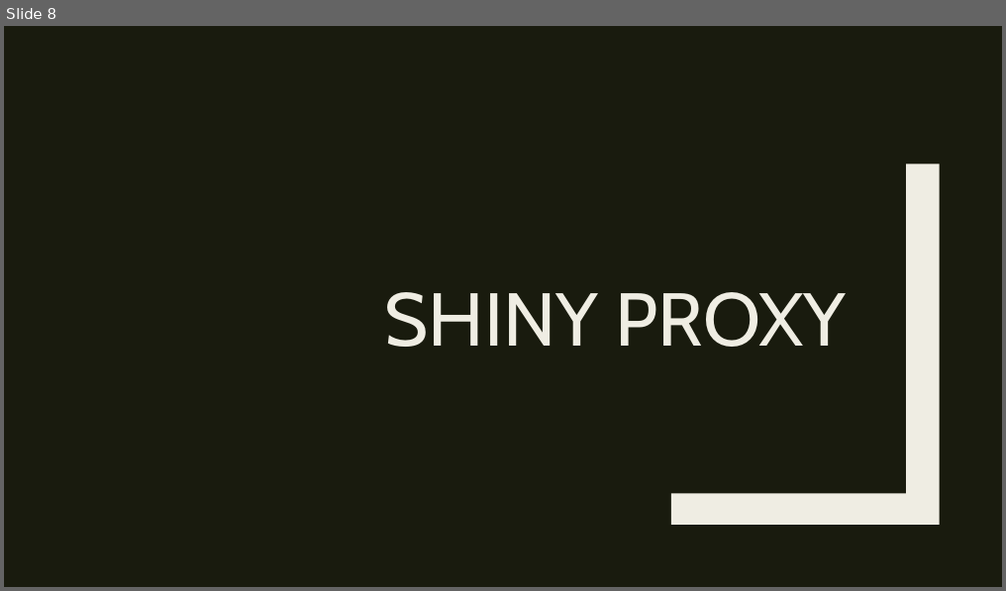
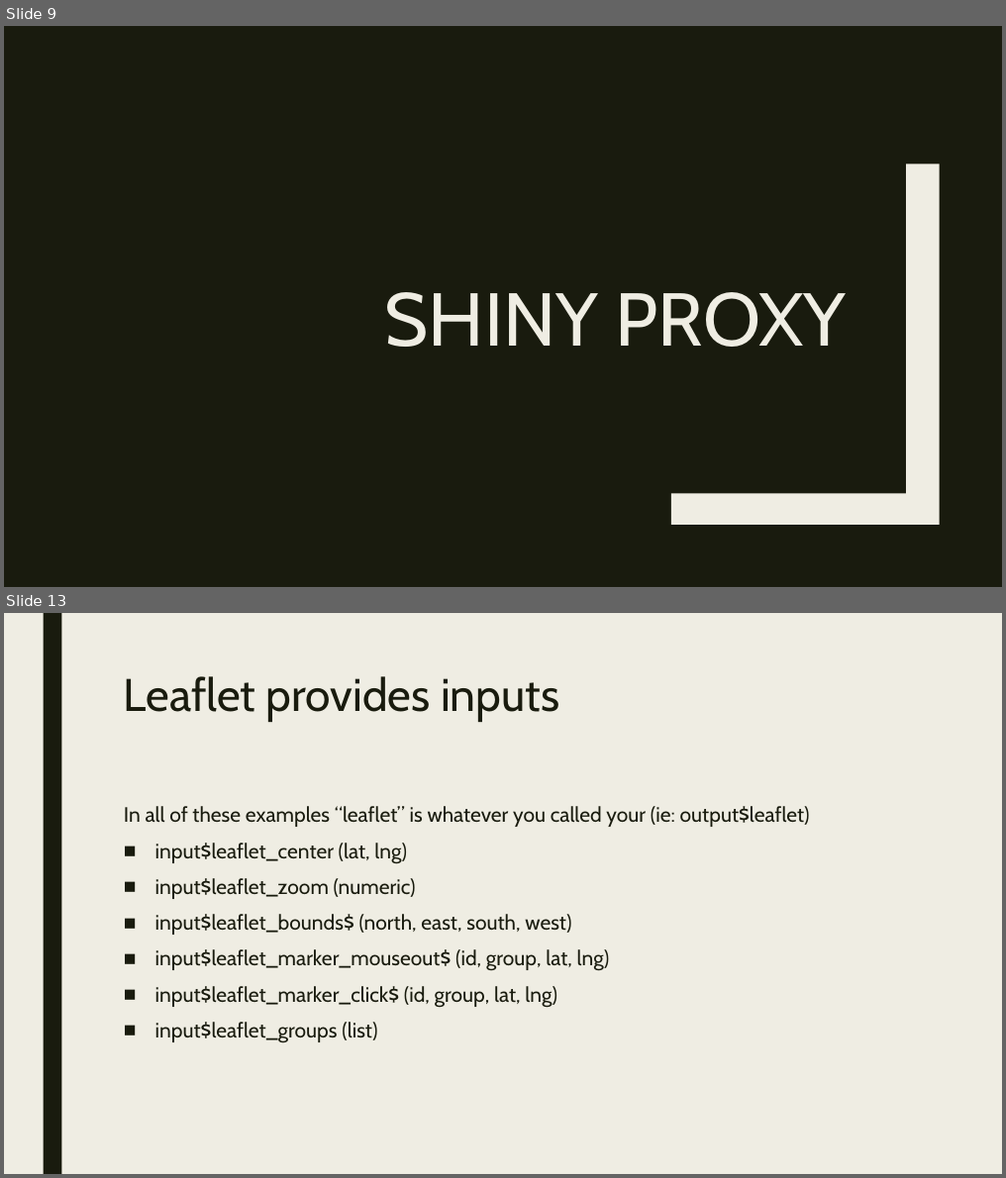
Before and after one commit to RforOperations2018/Class_10-Leaflet-Shiny, a slide deck: Class 10.pptx. Shown one above the other, each under a label of ours: slide 8 before the commit, slides 9 and 13 after it; the slides between them are not shown. The pictures are 1006x591 and 1006x1178 pixels, drawn with LibreOffice and Linux fonts; fonts in the diff are those of the drawing. Boxes give left, top, right and bottom in pixels: in the first picture for what was removed or moved away, otherwise in the second. Text is boxed around its words. In the diff, an @@ line names an element or a change of style, - is before the commit and + after.

```diff
--- a/Class 10.pptx
+++ b/Class 10.pptx
@@ slide 13 added at (4, 613, 1002, 1174), background #EFEDE3 @@
@@ rectangle added at (43, 613, 61, 1174), fill #191B0E @@
@@ title added at (124, 676, 559, 722), 44 pt, text #191B0E @@
+Leaflet provides inputs
@@ text added at (124, 806, 810, 1044), 20 pt, text #191B0E @@
+In all of these examples “leaflet” is whatever you called your (ie: output$leaflet)
+■ input$leaflet_center (lat, lng)
+■ input$leaflet_zoom (numeric)
+■ input$leaflet_bounds$ (north, east, south, west)
+■ input$leaflet_marker_mouseout$ (id, group, lat, lng)
+■ input$leaflet_marker_click$ (id, group, lat, lng)
+■ input$leaflet_groups (list)
@@ what was slide 8 is now slide 9 @@
```
Also in this commit, not shown: 3 slides changed, 7 other slides added, 4 slides removed, 1 other file.
